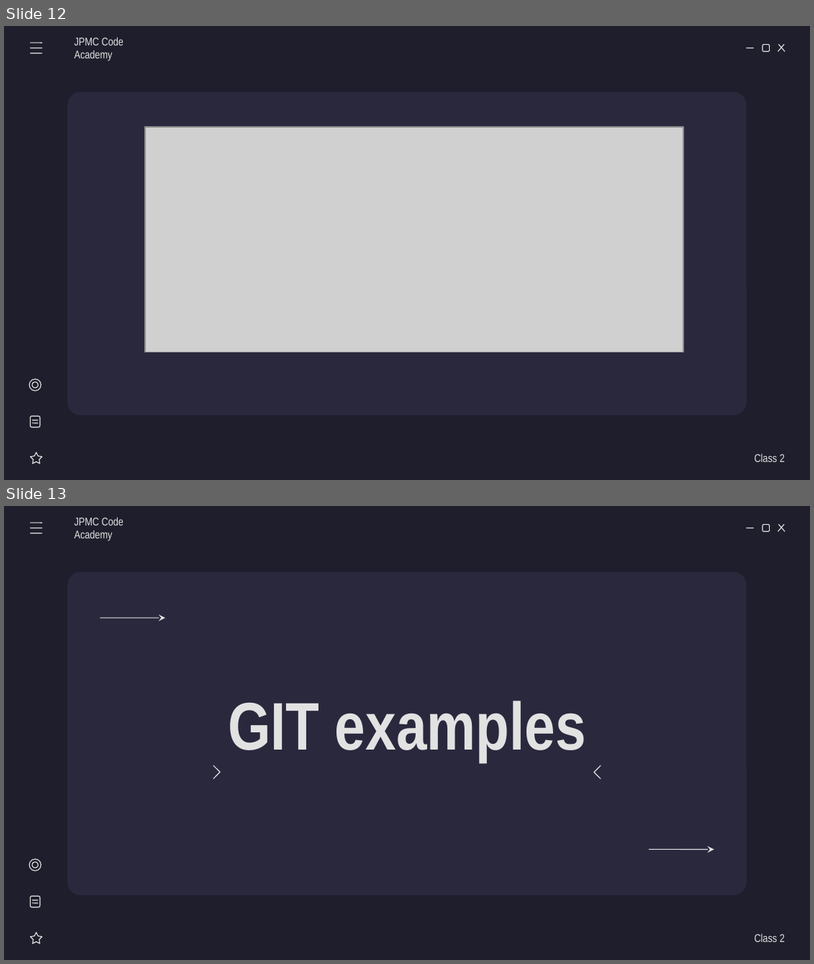
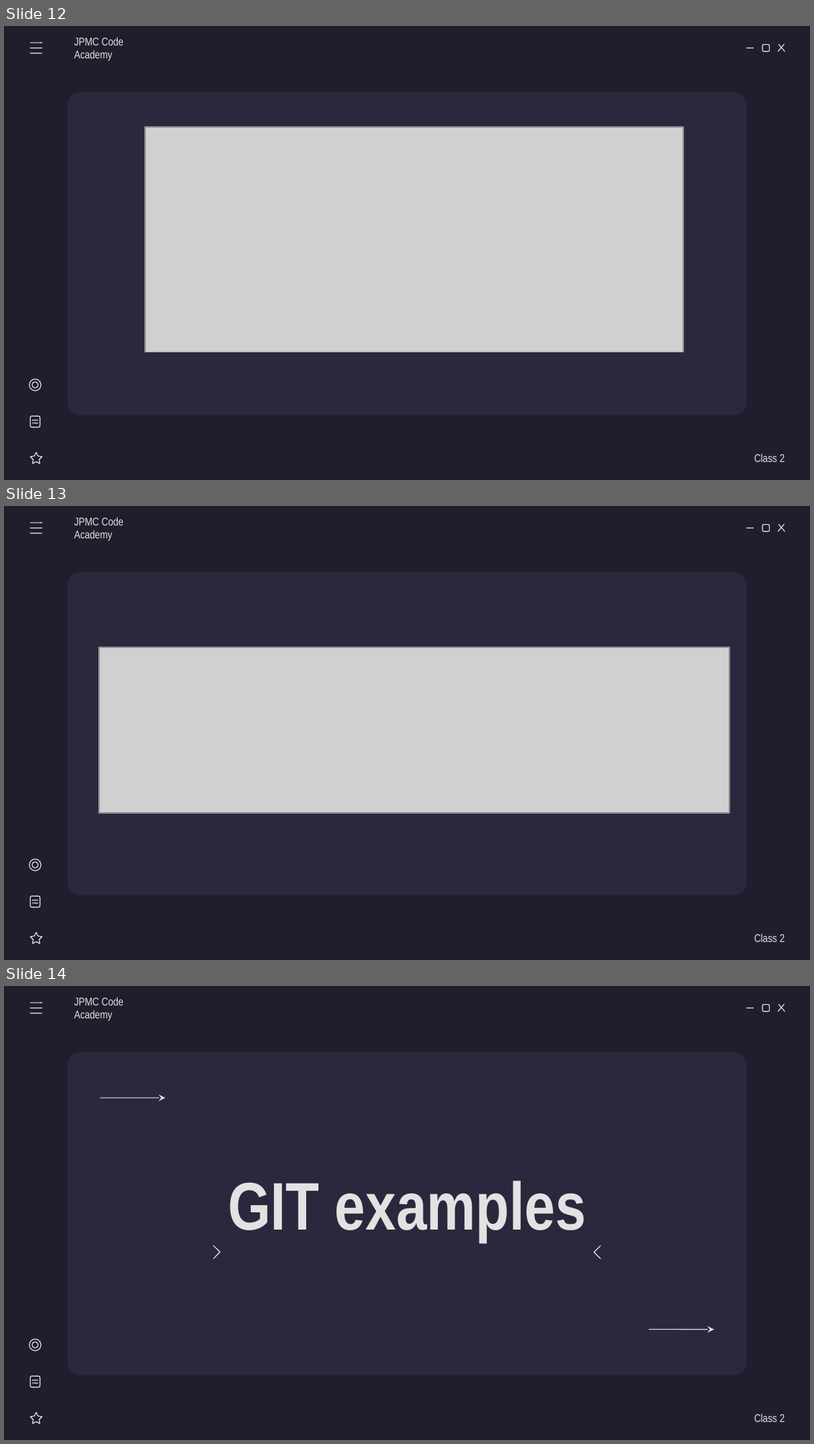
Before and after one commit to RasT110e5/code-academy-jpmc, a slide deck: classes/class-02/class2-slides.odp. Shown one above the other, each under a label of ours: slides 12 and 13 before the commit, slides 12, 13 and 14 after it. The pictures are 814x964 and 814x1444 pixels, drawn with LibreOffice and Linux fonts; fonts in the diff are those of the drawing; grey boxes stand for pictures. Boxes give left, top, right and bottom in pixels: in the first picture for what was removed or moved away, otherwise in the second. Text is boxed around its words. In the diff, an @@ line names an element or a change of style, - is before the commit and + after.

Commit message:
Class 02 first files

```diff
--- a/classes/class-02/class2-slides.odp
+++ b/classes/class-02/class2-slides.odp
@@ slide 13 added at (4,506,810,960), background #1E1E2C; not listed: 5 template elements that a slide beside it also shows @@
@@ line added from (31, 523) to (42, 523), #E2E2E2 0.74 pt @@
@@ subtitle added at (75,517,124,541), 10 pt, text #E2E2E2 @@
+JPMC Code Academy
@@ line added from (31, 533) to (42, 533), #E2E2E2 0.74 pt @@
@@ line added from (31, 528) to (42, 528), #E2E2E2 0.74 pt @@
@@ picture added at (99,647,730,813) @@
@@ group added at (29,858,43,943): 2 lines, 2 ellipses, 1 star, 1 rounded rectangle @@
@@ subtitle added at (755,934,785,942), 10 pt, text #E2E2E2 @@
+Class 2
@@ what was slide 13 is now slide 14 @@
```
